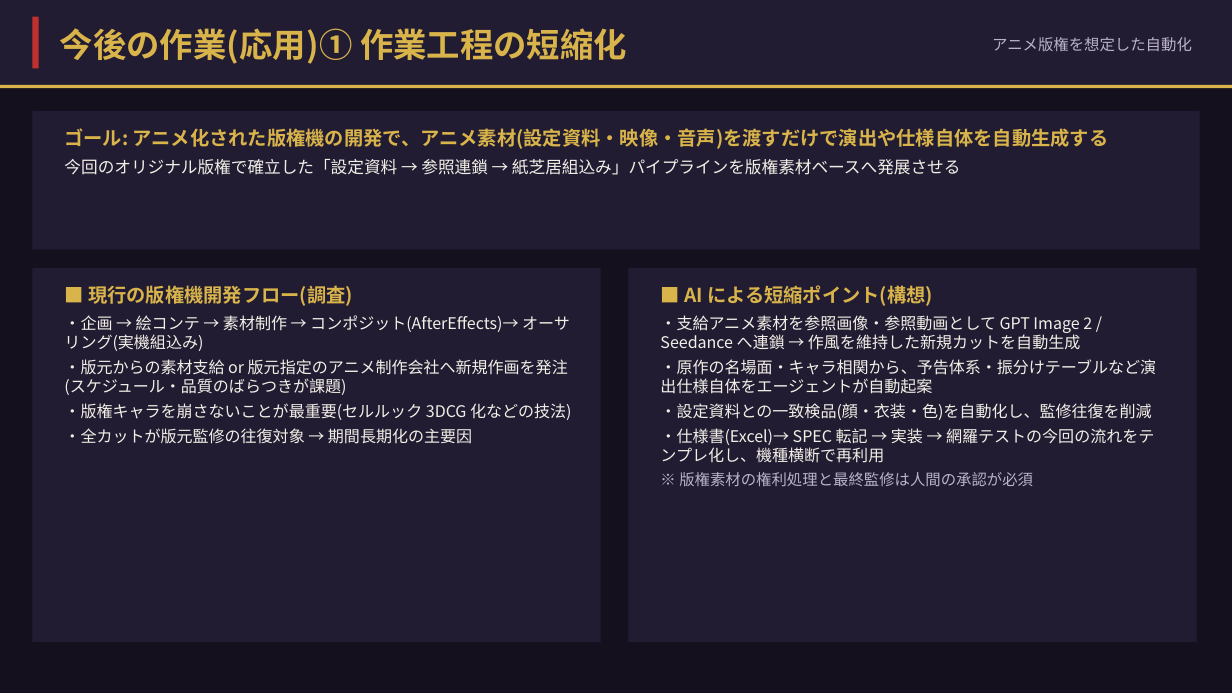
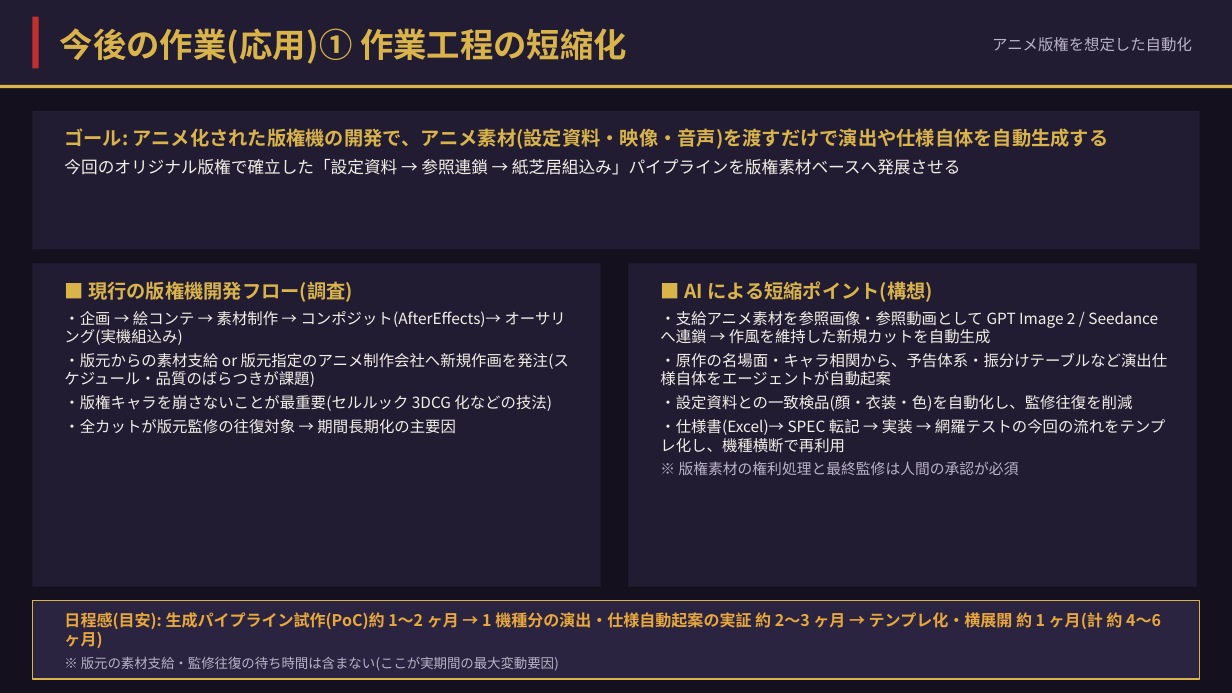
Before and after one commit to t-asaga1/cloud-agent-slot, a slide deck: slide 8 of docs/presentation/スロットアプリ開発.pptx. Drawn at 1232x693 pixels with LibreOffice and Linux fonts; fonts in the diff are those of the drawing. Boxes give left, top, right and bottom in pixels: in the first picture for what was removed or moved away, otherwise in the second. Text is boxed around its words. In the diff, an @@ line names an element or a change of style, - is before the commit and + after.

```diff
--- a/docs/presentation/スロットアプリ開発.pptx
+++ b/docs/presentation/スロットアプリ開発.pptx
@@ rectangle resized from (x1=32, y1=268, x2=601, y2=642) to (x1=32, y1=263, x2=601, y2=587) @@
@@ rectangle resized from (x1=628, y1=268, x2=1197, y2=642) to (x1=628, y1=263, x2=1197, y2=587) @@
@@ text at (x1=64, y1=311, x2=569, y2=434): size 12.5 to 12 pt @@
@@ text at (x1=660, y1=311, x2=1167, y2=475): size 12.5 to 12 pt in "・支給アニメ素材を参照画像・参照動画として GPT Image 2 / Seedance へ連鎖 ...", "・原作の名場面・キャラ相関から、予告体系・振分けテーブルなど演出仕様自体をエージェントが自動起案", "・設定資料との一致検品(顔・衣装・色)を自動化し、監修往復を削減", "・仕様書(Excel)→ SPEC 転記 → 実装 → 網羅テストの今回の流れをテンプレ化し、機種横断で再利用"; size 12 to 11.5 pt in "※ 版権素材の権利処理と最終監修は人間の承認が必須" @@
@@ rectangle added at (x1=32, y1=601, x2=1200, y2=679), fill #2B2440, outline #D9B44A 1 pt @@
@@ text added at (x1=64, y1=612, x2=1161, y2=671), 12.5 pt, text #E8A83C, bold @@
+日程感(目安): 生成パイプライン試作(PoC)約 1〜2 ヶ月 → 1 機種分の演出・仕様自動起案の実証 約 2〜3 ヶ月 → テンプレ化・横展開 約 1 ヶ月(計 約 4〜6 ヶ月)
+※ 版元の素材支給・監修往復の待ち時間は含まない(ここが実期間の最大変動要因)
```
Also in this commit, not shown: 1 other slide changed, 1 other file.
